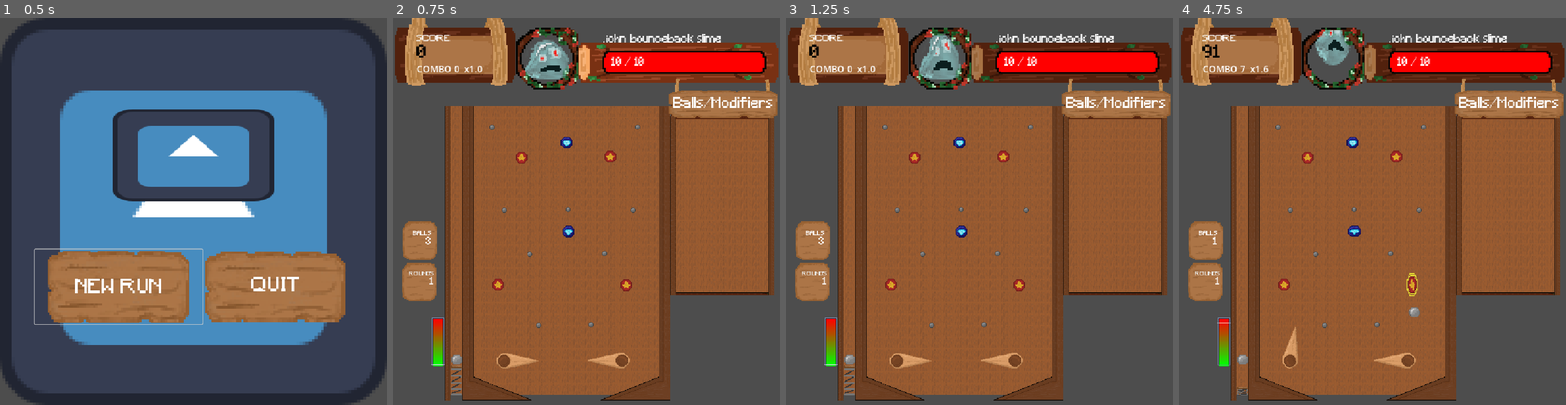
Above: before the commit, frames 1-4 (left to right).
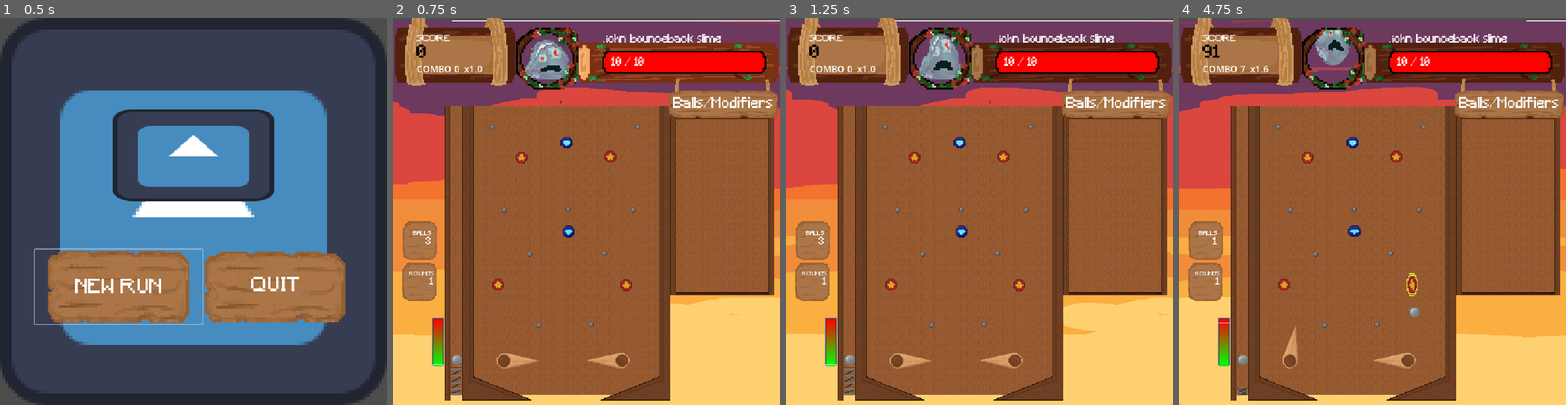
Above: after the commit, the same moments.

Repository: Josephs101/Hack-Haven-Game
Game: Godot game, scene res://scenes/start_menu.tscn
Same seed, same stepped clock (60 frames per second), same inputs: the game is played once before the commit and once after it. The engine's default icon, where the game draws it, is replaced by a stand-in: a white triangle on a blue panel in a dark square.
Inputs:
- Up to frame 1 (0.5 s): no input
- Up to frame 2 (0.75 s): click "NEW RUN" at 0.5 s
- Up to frame 3 (1.25 s): no input
- Up to frame 4 (4.75 s): tap S (launch) every 0.75 s from 1.35 to 4.35 s; hold A (LeftFlipper) 2.03-2.78 s; hold A (LeftFlipper) from 4.28 s (still down)

Frame 1 is identical in both runs. In frame 2, 27% of the frame differs, in the area x 0-100%, y 0-100%; in frame 3, 27%; in frame 4, 27%.

Commit message:
added scrolling background, card icons on upgrades, made some upgrades work

Diff:
--- a/scenes/InGameUI.tscn
+++ b/scenes/InGameUI.tscn
@@ -733,3 +733,15 @@
 theme_override_font_sizes/font_size = 34
 text = "Balls/Modifiers"
 horizontal_alignment = 1
+
+[node name="ModifiersList" type="VBoxContainer" parent="."]
+unique_name_in_owner = true
+layout_mode = 1
+anchors_preset = -1
+anchor_left = 0.75
+anchor_top = 0.31
+anchor_right = 0.965
+anchor_bottom = 0.71
+grow_horizontal = 2
+grow_vertical = 2
+theme_override_constants/separation = 6
--- a/scenes/LevelScreen.tscn
+++ b/scenes/LevelScreen.tscn
@@ -2,15 +2,25 @@
 
 [ext_resource type="Script" uid="uid://d3fllhpsu5wyc" path="res://scripts/level_screen.gd" id="1_qdpy8"]
 [ext_resource type="PackedScene" uid="uid://djkd6f5gk1l6u" path="res://scenes/InGameUI.tscn" id="1_wbs0h"]
+[ext_resource type="Texture2D" uid="uid://b2ond01r7qu3b" path="res://assets/sprites/sky_.png" id="2_6dn54"]
 [ext_resource type="PackedScene" uid="uid://ccrsgcupr7fsv" path="res://scenes/game_over.tscn" id="3_qdpy8"]
 [ext_resource type="PackedScene" uid="uid://3pfeu4grg100" path="res://scenes/pause_menu.tscn" id="4_016qk"]
 [ext_resource type="PackedScene" uid="uid://bschmwy2efxap" path="res://scenes/gameplay/pinballTable.tscn" id="5_qdpy8"]
 [ext_resource type="PackedScene" uid="uid://dtxwfc3pqwx0" path="res://scenes/launcher.tscn" id="6_016qk"]
-[ext_resource type="PackedScene" uid="uid://cx5p8ck3issmc" path="res://scenes/round clear.tscn" id="7_round"]
-[ext_resource type="PackedScene" uid="uid://dq24n7i3kw33t" path="res://scenes/UpgradeScreen.tscn" id="8_upgrade"]
+[ext_resource type="PackedScene" uid="uid://dpakv87bg356a" path="res://scenes/round clear.tscn" id="7_round"]
+[ext_resource type="PackedScene" uid="uid://ct8wf4shb1s20" path="res://scenes/UpgradeScreen.tscn" id="8_upgrade"]
 
 [node name="LevelScreen" type="Node2D" unique_id=366287594]
 script = ExtResource("1_qdpy8")
+
+[node name="Parallax2D" type="Parallax2D" parent="." unique_id=507089392]
+repeat_size = Vector2(12960, 0)
+autoscroll = Vector2(200, 0)
+ignore_camera_scroll = true
+
+[node name="Sprite2D" type="Sprite2D" parent="Parallax2D" unique_id=196913033]
+position = Vector2(129, 548)
+texture = ExtResource("2_6dn54")
 
 [node name="TextureRect" type="TextureRect" parent="." unique_id=509355009]
 offset_right = 1092.0
@@ -28,6 +38,7 @@
 visible = false
 
 [node name="RoundClear" parent="UI" unique_id=665306670 instance=ExtResource("7_round")]
+visible = false
 
 [node name="UpgradeScreen" parent="UI" unique_id=1539693046 instance=ExtResource("8_upgrade")]
 visible = false
--- a/scenes/UpgradeScreen.tscn
+++ b/scenes/UpgradeScreen.tscn
@@ -1,7 +1,8 @@
-[gd_scene format=3 uid="uid://dq24n7i3kw33t"]
+[gd_scene format=3 uid="uid://ct8wf4shb1s20"]
 
 [ext_resource type="Script" uid="uid://dcwcba1qoalws" path="res://scripts/upgrade_screen.gd" id="1_up"]
 [ext_resource type="FontFile" uid="uid://dbkryvmahqkrd" path="res://assets/font(s)/Minecraft.ttf" id="2_cvdqa"]
+[ext_resource type="Texture2D" uid="uid://bm64d32qs1anl" path="res://assets/sprites/card.png" id="3_j5hm1"]
 
 [node name="UpgradeScreen" type="Control" unique_id=241663398]
 process_mode = 3
@@ -35,6 +36,7 @@
 layout_mode = 2
 
 [node name="VBox" type="VBoxContainer" parent="Center/Panel" unique_id=1240458279]
+custom_minimum_size = Vector2(56.175, 0)
 layout_mode = 2
 theme_override_constants/separation = 16
 
@@ -47,6 +49,7 @@
 
 [node name="Cards" type="HBoxContainer" parent="Center/Panel/VBox" unique_id=1333605778]
 unique_name_in_owner = true
+custom_minimum_size = Vector2(2.335, 200)
 layout_mode = 2
-theme_override_constants/separation = 16
+size_flags_vertical = 3
 alignment = 1
--- a/scenes/gameplay/pin_ball.gd
+++ b/scenes/gameplay/pin_ball.gd
@@ -5,6 +5,7 @@
 	contact_monitor = true
 	max_contacts_reported = 8
 	body_entered.connect(_on_body_entered)
+	gravity_scale *= GameStats.gravity_multiplier
 
 
 func _on_body_entered(body: Node) -> void:
--- a/scenes/launcher.gd
+++ b/scenes/launcher.gd
@@ -18,6 +18,7 @@
 var _power := 0.0
 var _can_launch := true
 var _pending_ball: RigidBody2D = null
+var _pending_extra: RigidBody2D = null
 var _pending_power := 0.0
 
 func _ready() -> void:
@@ -63,6 +64,11 @@
 	_pending_ball = _waiting_ball
 	_waiting_ball = null
 	_pending_power = _power
+
+	_pending_extra = null
+	if GameStats.multiball_enabled:
+		_pending_extra = _make_pending_ball()
+		GameStats.active_balls += 1
 
 	anim.play("launch")
 
@@ -111,16 +117,32 @@
 	_launch_pending_ball()
 
 func _launch_pending_ball() -> void:
-	var ball := _pending_ball
-	_pending_ball = null
+	var balls: Array[RigidBody2D] = []
+	if _pending_ball != null:
+		balls.append(_pending_ball)
+		_pending_ball = null
+	if _pending_extra != null:
+		balls.append(_pending_extra)
+		_pending_extra = null
 
-	ball.tree_exited.connect(GameStats.ball_drained, CONNECT_ONE_SHOT)
+	for ball in balls:
+		ball.tree_exited.connect(GameStats.ball_drained, CONNECT_ONE_SHOT)
+		ball.freeze = false
+		ball.sleeping = false
+		ball.collision_layer = _waiting_layer
+		ball.collision_mask = _waiting_mask
+		ball.linear_velocity = Vector2.UP * lerpf(min_speed, max_speed, _pending_power) * GameStats.speed_multiplier
 
-	ball.freeze = false
-	ball.sleeping = false
-	ball.collision_layer = _waiting_layer
-	ball.collision_mask = _waiting_mask
-	ball.linear_velocity = Vector2.UP * lerpf(min_speed, max_speed, _pending_power)
+
+func _make_pending_ball() -> RigidBody2D:
+	var ball = ball_scene.instantiate()
+	ball.freeze = true
+	ball.sleeping = true
+	ball.collision_layer = 0
+	ball.collision_mask = 0
+	get_parent().add_child(ball)
+	ball.global_position = spawn.global_position
+	return ball
 
 
 func arm() -> void:
--- a/scripts/game_stats.gd
+++ b/scripts/game_stats.gd
@@ -8,6 +8,7 @@
 signal rounds_changed(left: int)
 signal ball_set_finished(damage_dealt: int, boss_hp: int)
 signal boss_defeated
+signal upgrades_changed
 
 const BASE_HIT_POINTS := 10
 const MULTIPLIER_PER_COMBO := 0.1
@@ -21,6 +22,41 @@
 	3: {"name": "john bounceback slime jr.", "max_hp": 200, "balls": 4, "rounds": 2},
 }
 
+# Upgrade catalogue. "icon" is the PNG you drop into assets/icons/.
+# "color" is used as a fallback if the icon file is missing.
+const UPGRADES := {
+	"extra_ball": {
+		"name": "EXTRA BALL",
+		"desc": "+1 ball every round",
+		"icon": "res://assets/icons/extra_ball.png",
+		"color": Color(0.35, 0.8, 1.0),
+	},
+	"heavy_bones": {
+		"name": "HEAVY BONES",
+		"desc": "+50% boss damage",
+		"icon": "res://assets/sprites/heavy_bones.png",
+		"color": Color(1.0, 0.45, 0.3),
+	},
+	"low_gravity": {
+		"name": "LOW GRAVITY",
+		"desc": "Balls fall slower",
+		"icon": "res://assets/sprites/low_gravity.png",
+		"color": Color(0.6, 0.5, 1.0),
+	},
+	"ultraspeed": {
+		"name": "ULTRASPEED",
+		"desc": "+50% launch speed",
+		"icon": "res://assets/icons/ultraspeed.png",
+		"color": Color(1.0, 0.85, 0.2),
+	},
+	"multiball": {
+		"name": "MULTIBALL",
+		"desc": "+1 ball per launch",
+		"icon": "res://assets/icons/multiball.png",
+		"color": Color(1.0, 0.4, 0.7),
+	},
+}
+
 var current_level := 1
 var balls_per_set := 3
 var rounds_per_boss := 1
@@ -39,6 +75,13 @@
 var pending_points := 0
 var upgrades: Array[Dictionary] = []
 
+# Run-wide modifiers applied by upgrades.
+var extra_balls := 0
+var damage_multiplier := 1.0
+var gravity_multiplier := 1.0
+var speed_multiplier := 1.0
+var multiball_enabled := false
+
 var _combo_time := 0.0
 var _boss_down_emitted := false
 
@@ -59,6 +102,7 @@
 # Call this when starting a brand-new run.
 func start_run(level_number: int = 1) -> void:
 	score = 0
+	_reset_upgrades()
 	start_level(level_number)
 
 
@@ -85,7 +129,7 @@
 
 
 func start_ball_set() -> void:
-	balls_left = balls_per_set
+	balls_left = balls_per_set + extra_balls
 	active_balls = 0
 	pending_points = 0
 	combo = 0
@@ -147,7 +191,7 @@
 
 
 func finish_ball_set() -> void:
-	var damage := pending_points / POINTS_PER_DAMAGE
+	var damage := int(round(pending_points / float(POINTS_PER_DAMAGE) * damage_multiplier))
 	pending_points = 0
 
 	break_combo()
@@ -185,5 +229,45 @@
 	balls_changed.emit(balls_left)
 
 
-func apply_upgrade(upgrade: Dictionary) -> void:
-	upgrades.append(upgrade)
+func apply_upgrade(id: String) -> void:
+	if not UPGRADES.has(id):
+		return
+
+	var data: Dictionary = UPGRADES[id].duplicate()
+	data["id"] = id
+	upgrades.append(data)
+
+	match id:
+		"extra_ball":
+			extra_balls += 1
+		"heavy_bones":
+			damage_multiplier += 0.5
+		"low_gravity":
+			gravity_multiplier = 0.5
+		"ultraspeed":
+			speed_multiplier += 0.3
+		"multiball":
+			multiball_enabled = true
+
+	upgrades_changed.emit()
+
+
+func has_upgrade(id: String) -> bool:
+	for u in upgrades:
+		if u.get("id", "") == id:
+			return true
+	return false
+
+
+func get_upgrades() -> Array[Dictionary]:
+	return upgrades
+
+
+func _reset_upgrades() -> void:
+	upgrades.clear()
+	extra_balls = 0
+	damage_multiplier = 1.0
+	gravity_multiplier = 1.0
+	speed_multiplier = 1.0
+	multiball_enabled = false
+	upgrades_changed.emit()
--- a/scripts/in_game_ui.gd
+++ b/scripts/in_game_ui.gd
@@ -10,8 +10,10 @@
 @export var max_jump_interval: float = 5.0
 @onready var combo_value: Label = %ComboValue
 @onready var boss_name_label: Label = %BossName
+@onready var modifiers_list: VBoxContainer = %ModifiersList
 
 var _boss_tween: Tween = null
+const HUD_FONT := preload("res://assets/font(s)/Minecraft.ttf")
 
 var rng = RandomNumberGenerator.new()
 
@@ -22,6 +24,7 @@
 	GameStats.boss_name_changed.connect(_on_boss_name_changed)
 	GameStats.balls_changed.connect(_on_balls_changed)
 	GameStats.rounds_changed.connect(_on_rounds_changed)
+	GameStats.upgrades_changed.connect(_on_upgrades_changed)
 
 	boss_bar.max_value = GameStats.boss_max_hp
 	boss_bar.value = GameStats.boss_hp
@@ -32,6 +35,7 @@
 	_on_boss_name_changed(GameStats.boss_name)
 	_on_balls_changed(GameStats.balls_left)
 	_on_rounds_changed(GameStats.rounds_left)
+	_on_upgrades_changed()
 
 	rng.randomize()
 	boss_sprite.animation_finished.connect(_on_boss_animation_finished)
@@ -90,3 +94,39 @@
 	if boss_sprite.animation == "bouncy":
 		boss_sprite.play("idle")
 		_schedule_boss_jump()
+
+
+func _on_upgrades_changed() -> void:
+	for child in modifiers_list.get_children():
+		child.queue_free()
+
+	for upgrade in GameStats.get_upgrades():
+		var row := HBoxContainer.new()
+		row.add_theme_constant_override("separation", 8)
+
+		var icon := TextureRect.new()
+		icon.custom_minimum_size = Vector2(32, 32)
+		icon.stretch_mode = TextureRect.STRETCH_KEEP_ASPECT_CENTERED
+		icon.texture = _load_upgrade_icon(upgrade)
+		row.add_child(icon)
+
+		var label := Label.new()
+		label.add_theme_font_override("font", HUD_FONT)
+		label.text = str(upgrade.get("name", ""))
+		label.add_theme_font_size_override("font_size", 16)
+		label.size_flags_vertical = Control.SIZE_SHRINK_CENTER
+		row.add_child(label)
+
+		modifiers_list.add_child(row)
+
+
+func _load_upgrade_icon(upgrade: Dictionary) -> Texture2D:
+	var path: String = upgrade.get("icon", "")
+	if path != "" and ResourceLoader.exists(path):
+		var res = load(path)
+		if res is Texture2D:
+			return res
+
+	var img := Image.create_empty(32, 32, false, Image.FORMAT_RGBA8)
+	img.fill(upgrade.get("color", Color.WHITE))
+	return ImageTexture.create_from_image(img)
--- a/scripts/level_screen.gd
+++ b/scripts/level_screen.gd
@@ -33,8 +33,8 @@
 	upgrade_screen.open()
 
 
-func _on_upgrade_chosen(upgrade: Dictionary) -> void:
-	GameStats.apply_upgrade(upgrade)
+func _on_upgrade_chosen(upgrade_id: String) -> void:
+	GameStats.apply_upgrade(upgrade_id)
 	GameStats.start_level(GameStats.current_level + 1)
 
 	if next_level_scene != "":
--- a/scripts/upgrade_screen.gd
+++ b/scripts/upgrade_screen.gd
@@ -1,12 +1,11 @@
 extends Control
 
-signal upgrade_chosen(upgrade: Dictionary)
+signal upgrade_chosen(id: String)
 
-const OFFERS := [
-	{"name": "EXTRA BALL", "desc": "+1 ball next set."},
-	{"name": "HEAVY BONES", "desc": "50% boss damage next level."},
-	{"name": "LOW GRAVITY", "desc": "Your balls have lower gravity"},
-]
+const OFFER_COUNT := 3
+const CARD_FONT := preload("res://assets/font(s)/Minecraft.ttf")
+const CARD_TEXTURE := preload("res://assets/sprites/card.png")
+const CARD_BORDER := 6
 
 @onready var cards: HBoxContainer = %Cards
 
@@ -19,21 +18,94 @@
 	for child in cards.get_children():
 		child.queue_free()
 
-	for i in range(OFFERS.size()):
-		var button := Button.new()
-		button.custom_minimum_size = Vector2(200, 240)
-		button.text = "%s - %s" % [OFFERS[i]["name"], OFFERS[i]["desc"]]
-		button.pressed.connect(_on_choice.bind(i))
-		cards.add_child(button)
+	for id in _pick_offers():
+		cards.add_child(_make_card(id))
 
 	show()
 	await get_tree().process_frame
 
-	var first := cards.get_child(0)
-	if first is Button:
-		(first as Button).grab_focus()
+	if cards.get_child_count() > 0:
+		var first_btn := cards.get_child(0).find_child("UpgradeButton", true, false)
+		if first_btn is Button:
+			(first_btn as Button).grab_focus()
 
 
-func _on_choice(index: int) -> void:
+func _pick_offers() -> Array:
+	var ids: Array = GameStats.UPGRADES.keys()
+	ids.shuffle()
+	return ids.slice(0, mini(OFFER_COUNT, ids.size()))
+
+
+func _make_card(id: String) -> Control:
+	var data: Dictionary = GameStats.UPGRADES[id]
+
+	var panel := PanelContainer.new()
+	panel.custom_minimum_size = Vector2(170, 240)
+	panel.texture_filter = CanvasItem.TEXTURE_FILTER_NEAREST
+	panel.add_theme_stylebox_override("panel", _make_card_style())
+
+	var card := VBoxContainer.new()
+	card.alignment = BoxContainer.ALIGNMENT_CENTER
+	card.add_theme_constant_override("separation", 8)
+	panel.add_child(card)
+
+	var btn := Button.new()
+	btn.name = "UpgradeButton"
+	btn.custom_minimum_size = Vector2(120, 120)
+	btn.icon = _load_icon(data)
+	btn.expand_icon = true
+	btn.tooltip_text = data["desc"]
+	btn.pressed.connect(_on_choice.bind(id))
+	card.add_child(btn)
+
+	var name_label := Label.new()
+	name_label.text = data["name"]
+	name_label.horizontal_alignment = HORIZONTAL_ALIGNMENT_CENTER
+	name_label.add_theme_font_size_override("font_size", 22)
+	name_label.add_theme_font_override("font", CARD_FONT)
+	card.add_child(name_label)
+
+	var desc_label := Label.new()
+	desc_label.text = data["desc"]
+	desc_label.horizontal_alignment = HORIZONTAL_ALIGNMENT_CENTER
+	desc_label.autowrap_mode = TextServer.AUTOWRAP_WORD_SMART
+	desc_label.custom_minimum_size = Vector2(160, 56)
+	desc_label.add_theme_font_size_override("font_size", 14)
+	desc_label.add_theme_font_override("font", CARD_FONT)
+	card.add_child(desc_label)
+
+	return panel
+
+
+func _make_card_style() -> StyleBoxTexture:
+	var style := StyleBoxTexture.new()
+	style.texture = CARD_TEXTURE
+	style.texture_margin_left = CARD_BORDER
+	style.texture_margin_top = CARD_BORDER
+	style.texture_margin_right = CARD_BORDER
+	style.texture_margin_bottom = CARD_BORDER
+	style.content_margin_left = 12
+	style.content_margin_top = 12
+	style.content_margin_right = 12
+	style.content_margin_bottom = 12
+	return style
+
+
+func _load_icon(data: Dictionary) -> Texture2D:
+	var path: String = data.get("icon", "")
+	if path != "" and ResourceLoader.exists(path):
+		var res = load(path)
+		if res is Texture2D:
+			return res
+	return _make_placeholder(data.get("color", Color.WHITE))
+
+
+func _make_placeholder(color: Color) -> Texture2D:
+	var img := Image.create_empty(64, 64, false, Image.FORMAT_RGBA8)
+	img.fill(color)
+	return ImageTexture.create_from_image(img)
+
+
+func _on_choice(id: String) -> void:
 	hide()
-	upgrade_chosen.emit(OFFERS[index])
+	upgrade_chosen.emit(id)
Binary file added: assets/sprites/card.png
Not shown, added: assets/sprites/card.png.import
Binary file added: assets/sprites/heavy_bones.png
Not shown, added: assets/sprites/heavy_bones.png.import
Binary file added: assets/sprites/sky_.png
Not shown, added: assets/sprites/sky_.png.import
